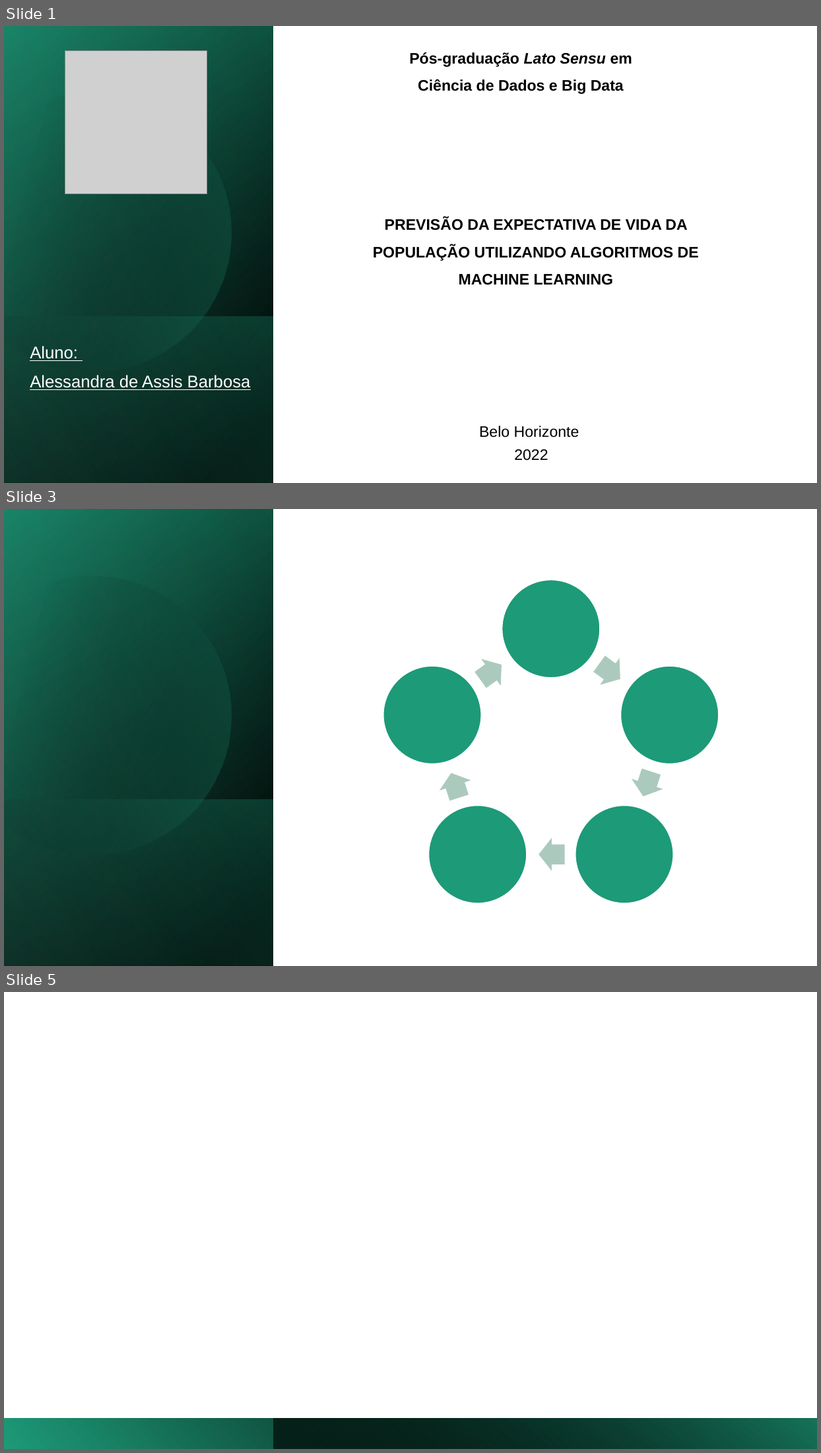
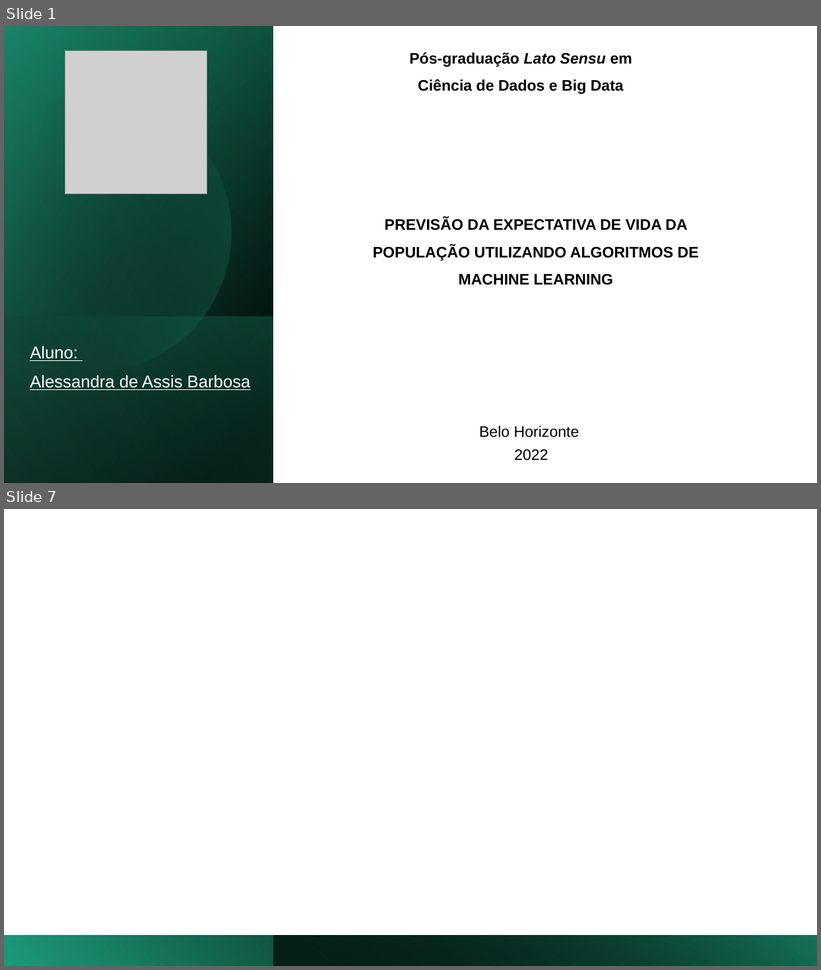
Before and after one commit to alessandra-barbosa/life_expectancy_prediction, a slide deck: pdf/life_expectancy.pptx. Shown one above the other, each under a label of ours: slides 1, 3 and 5 before the commit, slides 1 and 7 after it; the slides between them are not shown. The pictures are 821x1453 and 821x970 pixels, drawn with LibreOffice and Linux fonts; fonts in the diff are those of the drawing; grey boxes stand for pictures. Boxes give left, top, right and bottom in pixels: in the first picture for what was removed or moved away, otherwise in the second. Text is boxed around its words. In the diff, an @@ line names an element or a change of style, - is before the commit and + after.

```diff
--- a/pdf/life_expectancy.pptx
+++ b/pdf/life_expectancy.pptx
@@ slide 3 removed at bbox=[4, 509, 817, 966], background #FFFFFF @@
@@ rectangle removed at bbox=[4, 509, 817, 966] @@
@@ rectangle removed at bbox=[4, 509, 274, 966] @@
@@ rectangle removed at bbox=[4, 510, 274, 966] @@
@@ rectangle removed at bbox=[4, 509, 274, 966] @@
@@ freeform shape removed at bbox=[4, 543, 265, 883] @@
@@ group removed at bbox=[384, 580, 719, 904]: 5 ellipses, 5 right arrows @@
@@ rectangle removed at bbox=[4, 799, 274, 966] @@
@@ what was slide 5 is now slide 7 @@
```
Also in this commit, not shown: 1 slide changed, 4 slides added, 1 other slide removed, 3 other files.
